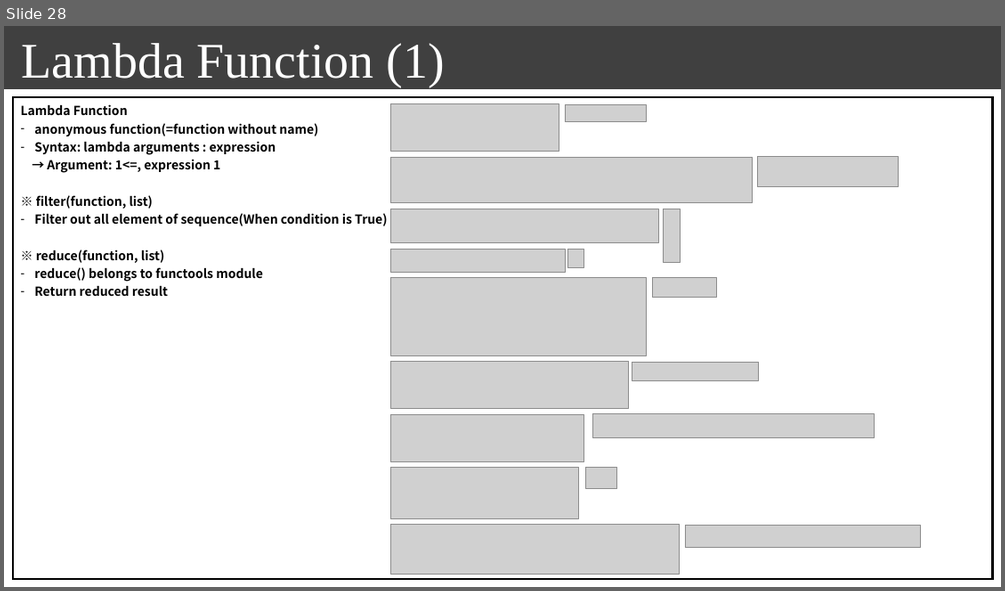
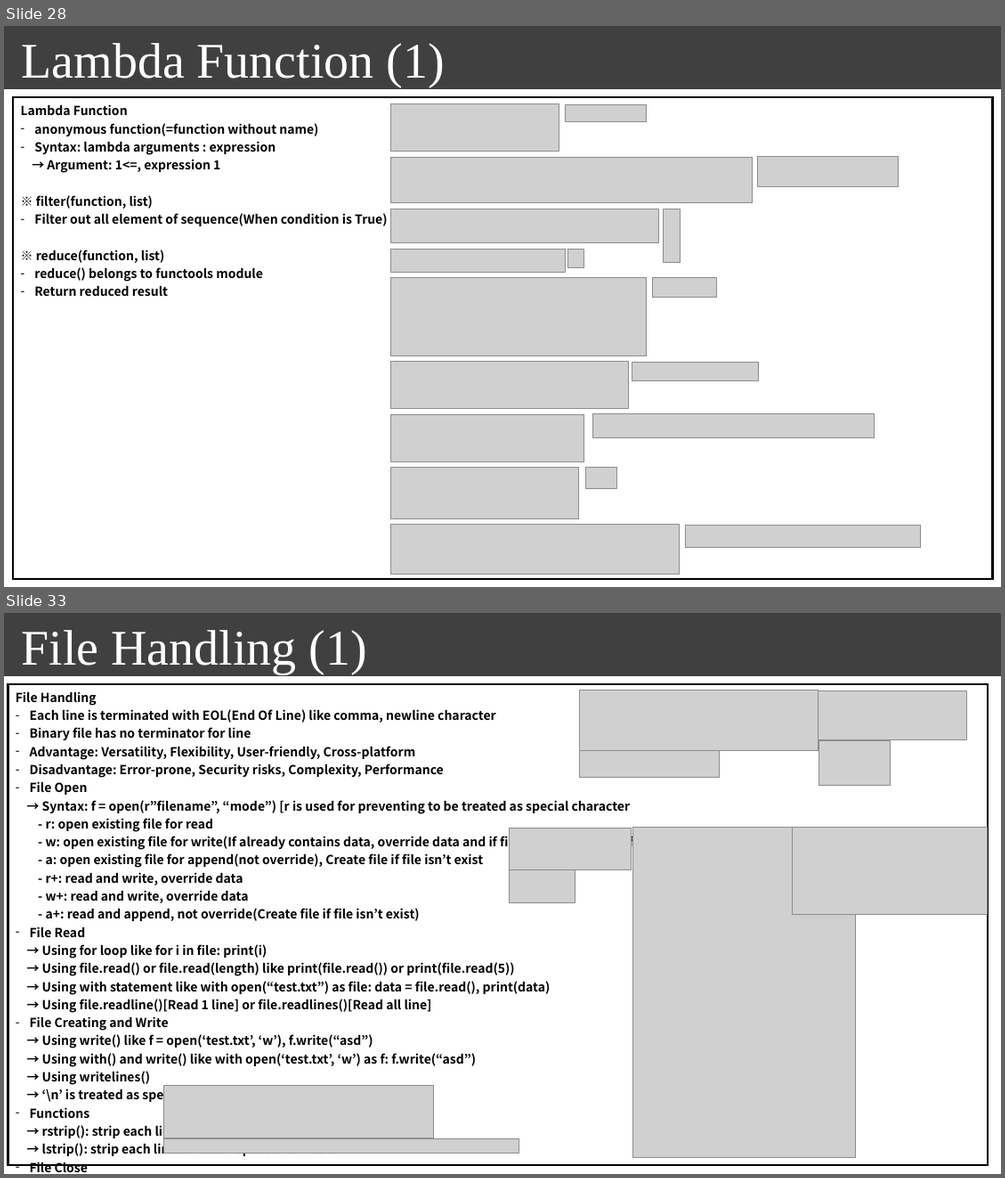
Before and after one commit to seonghokim/Study, a slide deck: Study Material/[ENG] everything in python.pptx. Shown one above the other, each under a label of ours: slide 28 before the commit, slides 28 and 33 after it; the slides between them are not shown. The pictures are 1005x591 and 1005x1178 pixels, drawn with LibreOffice and Linux fonts; fonts in the diff are those of the drawing; grey boxes stand for pictures; background and template pictures are left out. Boxes give left, top, right and bottom in pixels: in the first picture for what was removed or moved away, otherwise in the second. Text is boxed around its words. In the diff, an @@ line names an element or a change of style, - is before the commit and + after.

```diff
--- a/Study Material/[ENG] everything in python.pptx
+++ b/Study Material/[ENG] everything in python.pptx
@@ slide 33 added at (x1=4, y1=613, x2=1001, y2=1174), background #FFFFFF; not listed: 1 template element that a slide beside it also shows @@
@@ text added at (x1=22, y1=630, x2=367, y2=674), 48 pt, text #FFFFFF @@
+File Handling (1)
@@ table added at (x1=8, y1=684, x2=987, y2=1174), 1 rows, 1 columns @@
+File Handling / Each line is terminated with EOL(End Of Line) like comma, newline character / Binary file has no terminator for line / Advantage: Versatility, Flexibility, User-friendly, Cross-platform / Disadvantage: Error-prone, Security risks, Complexity, Performance / File Open / → Syntax: f = open(r”filename”, “mode”) [r is used for preventing to be treated as special character / - r: open existing file for read / - w: open existing file for write(If already contains data, override data and if file isn’t exist, create file) / - a: open existing file for append(not override), Create file if file isn’t exist / - r+: read and write, override data / - w+: read and write, override data / - a+: read and append, not override(Create file if file isn’t exist) / File Read / → Using for loop like for i in file: print(i) / → Using file.read() or file.read(length) like print(file.read()) or print(file.read(5)) / → Using with statement like with open(“test.txt”) as file: data = file.read(), print(data) / → Using file.readline()[Read 1 line] or file.readlines()[Read all line] / File Creating and Write / → Using write() like f = open(‘test.txt’, ‘w’), f.write(“asd”) / → Using with() and write() like with open(‘test.txt’, ‘w’) as f: f.write(“asd”) / → Using writelines() / → ‘\n’ is treated as special character of 2 bytes / Functions / → rstrip(): strip each line of file off spaces from right / → lstrip(): strip each line of file off spaces from left / File Close / → Using file.close()
@@ group added at (x1=580, y1=690, x2=966, y2=785): 4 pictures @@
@@ picture added at (x1=510, y1=827, x2=631, y2=869) @@
@@ picture added at (x1=633, y1=827, x2=856, y2=1158) @@
@@ picture added at (x1=793, y1=827, x2=987, y2=915) @@
@@ picture added at (x1=509, y1=870, x2=574, y2=903) @@
@@ picture added at (x1=163, y1=1086, x2=433, y2=1138) @@
@@ picture added at (x1=163, y1=1138, x2=518, y2=1152) @@
```
Also in this commit, not shown: 2 slides changed, 8 other slides added, 1 other file.
